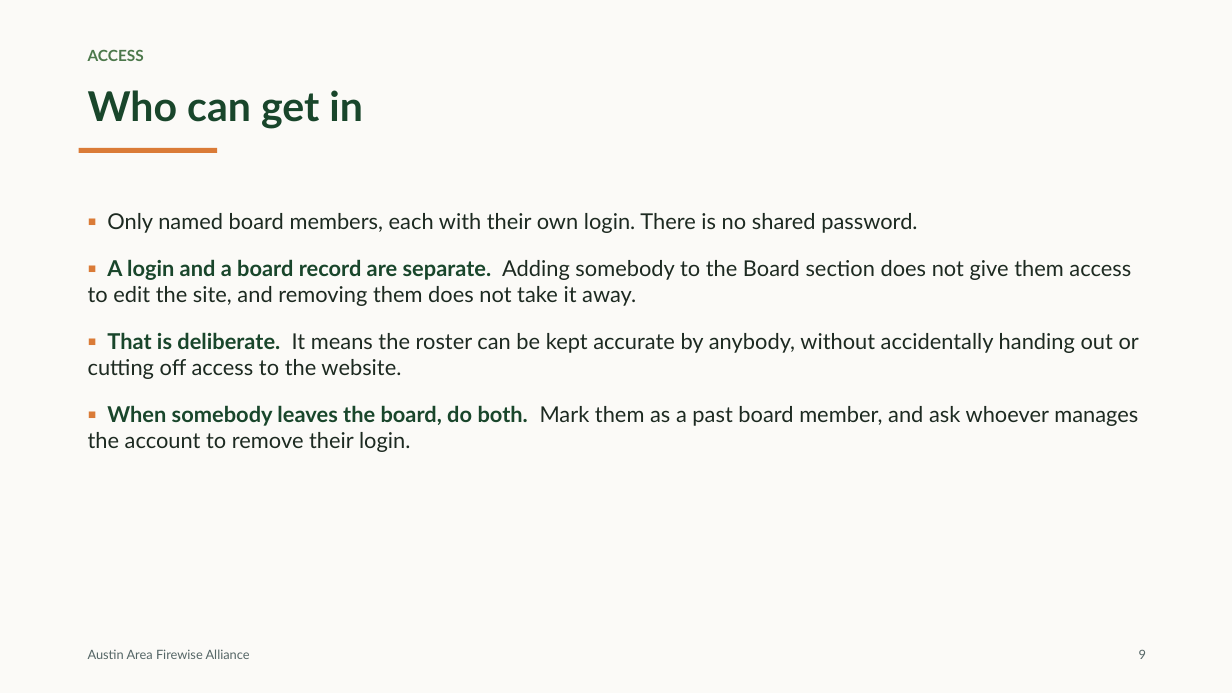
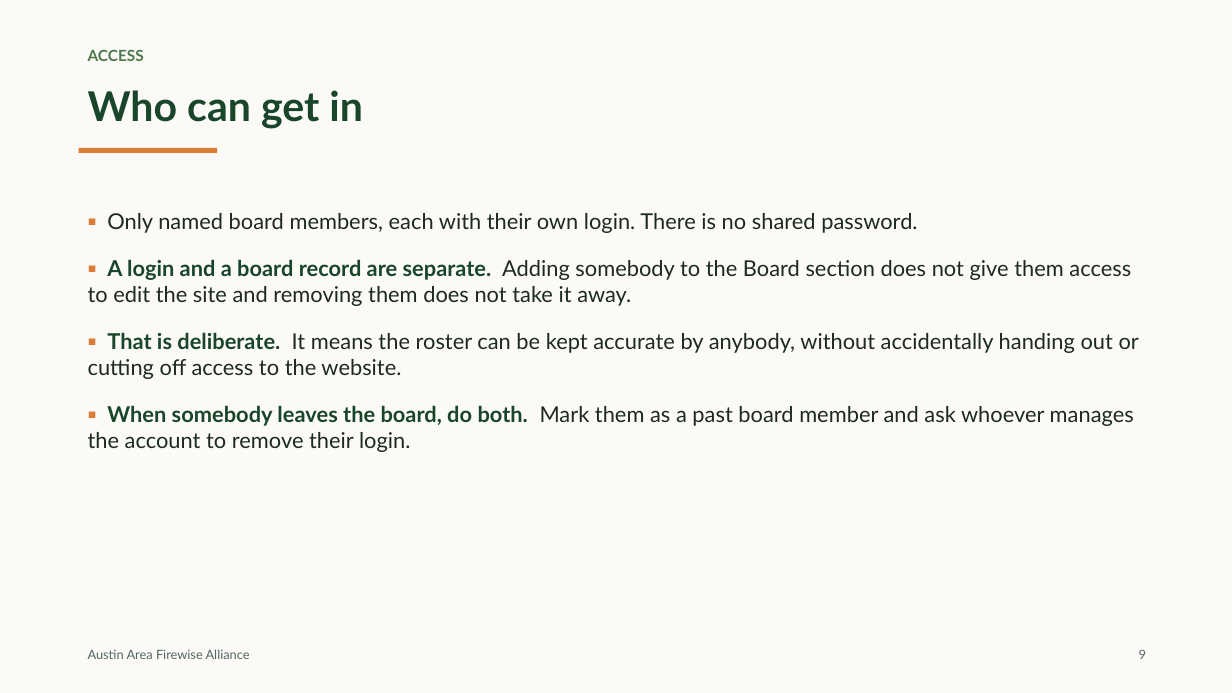
Before and after one commit to austinareafirewise/website, a slide deck: slide 9 of docs/AAFA-website-overview.pptx. Drawn at 1232x693 pixels with LibreOffice and Linux fonts; fonts in the diff are those of the drawing. Boxes give left, top, right and bottom in pixels: in the first picture for what was removed or moved away, otherwise in the second. Text is boxed around its words. In the diff, an @@ line names an element or a change of style, - is before the commit and + after.

```diff
--- a/docs/AAFA-website-overview.pptx
+++ b/docs/AAFA-website-overview.pptx
@@ text at [88,259,1131,306]: text changed @@
-▪ A login and a board record are separate. Adding somebody to the Board section does not give them access to edit the site, and removing them does not take it away.
+▪ A login and a board record are separate. Adding somebody to the Board section does not give them access to edit the site and removing them does not take it away.
@@ text at [88,405,1134,452]: text changed @@
-▪ When somebody leaves the board, do both. Mark them as a past board member, and ask whoever manages the account to remove their login.
+▪ When somebody leaves the board, do both. Mark them as a past board member and ask whoever manages the account to remove their login.
```
Also in this commit, not shown: 5 other slides changed, 2 other files.
